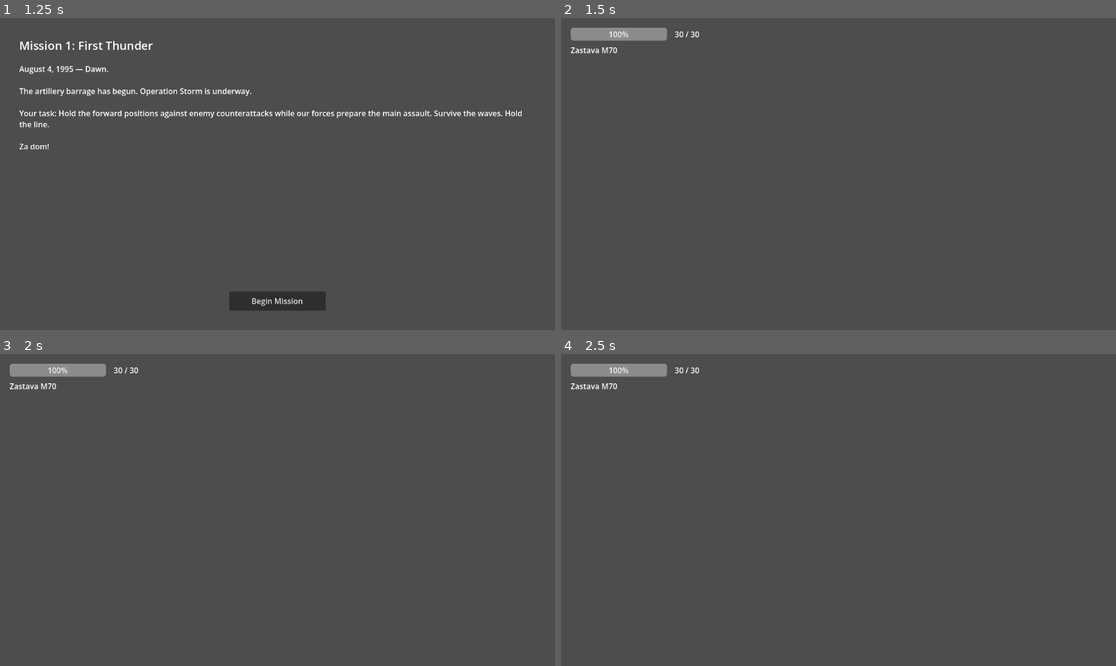
Above: before the commit, frames 1-4 (two rows, left to right).
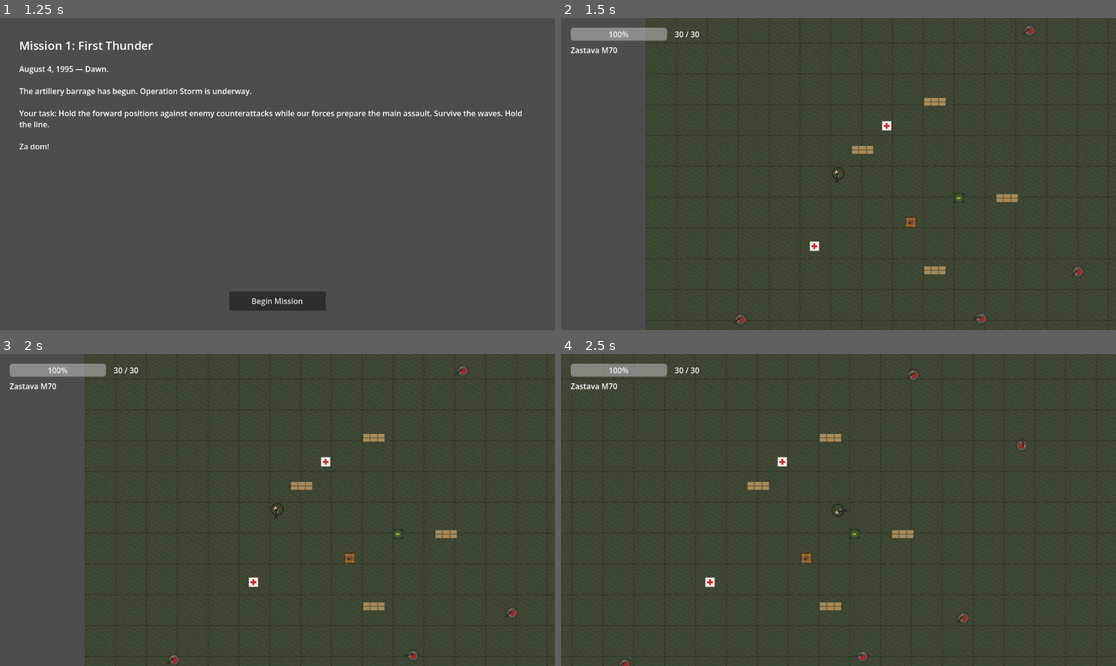
Above: after the commit, the same moments.

Repository: VrachoxWizard/storm-game
Game: Godot game, scene res://scenes/Main.tscn
The game is run twice, just before and just after one commit, with the same random seed, the same clock (stepped at 60 frames per second) and the same inputs.
Inputs (mouse positions are in pixels of both pictures, inside the frame that each line leads up to):
- Up to frame 1 (1.25 s): click "Start Campaign" at 0.5 s
- Up to frame 2 (1.5 s): click "Begin Mission" at 1.25 s
- Up to frame 3 (2 s): no input
- Up to frame 4 (2.5 s): move the mouse to (960, 494) at 2.02 s; hold D (move_right) from 2.03 s (still down); hold Space (dodge) from 2.03 s (still down)

Frame 1 is identical in both runs. In frame 2, 52% of the frame differs, in the area x 15-100%, y 0-100%; in frame 3, 52%; in frame 4, 64%, in the area x 0-100%, y 0-100%.

Commit message:
feat: add 2D sprite textures for player, enemies, pickups, projectiles, and mission arena

Diff:
--- a/scenes/enemies/EnemyBase.tscn
+++ b/scenes/enemies/EnemyBase.tscn
@@ -1,6 +1,7 @@
-[gd_scene load_steps=4 format=3]
+[gd_scene load_steps=5 format=3]
 
 [ext_resource type="Script" path="res://scripts/enemies/EnemyBase.gd" id="1_base"]
+[ext_resource type="Texture2D" path="res://assets/sprites/rifleman.png" id="2_tex"]
 
 [sub_resource type="CircleShape2D" id="CircleShape2D_1"]
 radius = 14.0
@@ -14,6 +15,7 @@
 script = ExtResource("1_base")
 
 [node name="Sprite2D" type="Sprite2D" parent="."]
+texture = ExtResource("2_tex")
 
 [node name="CollisionShape2D" type="CollisionShape2D" parent="."]
 shape = SubResource("CircleShape2D_1")
--- a/scenes/enemies/Rifleman.tscn
+++ b/scenes/enemies/Rifleman.tscn
@@ -9,4 +9,4 @@
 bullet_scene = ExtResource("3_bullet")
 
 [node name="Sprite2D" parent="." index="0"]
-modulate = Color(0.85, 0.35, 0.25, 1)
+modulate = Color(1, 1, 1, 1)
--- a/scenes/enemies/Shotgunner.tscn
+++ b/scenes/enemies/Shotgunner.tscn
@@ -1,12 +1,14 @@
-[gd_scene load_steps=4 format=3]
+[gd_scene load_steps=5 format=3]
 
 [ext_resource type="PackedScene" path="res://scenes/enemies/EnemyBase.tscn" id="1_base"]
 [ext_resource type="Script" path="res://scripts/enemies/Shotgunner.gd" id="2_shotgunner"]
 [ext_resource type="PackedScene" path="res://scenes/weapons/EnemyProjectile.tscn" id="3_bullet"]
+[ext_resource type="Texture2D" path="res://assets/sprites/shotgunner.png" id="4_tex"]
 
 [node name="Shotgunner" instance=ExtResource("1_base")]
 script = ExtResource("2_shotgunner")
 bullet_scene = ExtResource("3_bullet")
 
 [node name="Sprite2D" parent="." index="0"]
-modulate = Color(0.65, 0.15, 0.15, 1)
+texture = ExtResource("4_tex")
+modulate = Color(1, 1, 1, 1)
--- a/scenes/missions/Mission1.tscn
+++ b/scenes/missions/Mission1.tscn
@@ -8,6 +8,8 @@
 [ext_resource type="PackedScene" path="res://scenes/pickups/WeaponPickup.tscn" id="6_weaponpickup"]
 [ext_resource type="Script" path="res://scripts/missions/MissionController.gd" id="7_controller"]
 [ext_resource type="Resource" path="res://resources/weapons/hawk_shotgun.tres" id="8_hawk"]
+[ext_resource type="Texture2D" path="res://assets/sprites/ground_tile.png" id="9_ground"]
+[ext_resource type="Texture2D" path="res://assets/sprites/sandbag.png" id="10_sandbag"]
 
 [sub_resource type="RectangleShape2D" id="RectangleShape2D_horiz"]
 size = Vector2(1240, 20)
@@ -15,7 +17,16 @@
 [sub_resource type="RectangleShape2D" id="RectangleShape2D_vert"]
 size = Vector2(20, 840)
 
+[sub_resource type="RectangleShape2D" id="RectangleShape2D_sandbag"]
+size = Vector2(48, 20)
+
 [node name="Mission1" type="Node2D"]
+
+[node name="Ground" type="TextureRect" parent="."]
+offset_right = 1200.0
+offset_bottom = 800.0
+texture = ExtResource("9_ground")
+stretch_mode = 1
 
 [node name="Player" parent="." instance=ExtResource("1_player")]
 position = Vector2(400, 400)
@@ -68,6 +79,52 @@
 rifleman_scene = ExtResource("2_rifleman")
 shotgunner_scene = ExtResource("3_shotgunner")
 
+[node name="Cover" type="Node2D" parent="."]
+
+[node name="Sandbag1" type="StaticBody2D" parent="Cover"]
+position = Vector2(450, 350)
+collision_layer = 32
+collision_mask = 0
+
+[node name="Sprite2D" type="Sprite2D" parent="Cover/Sandbag1"]
+texture = ExtResource("10_sandbag")
+
+[node name="CollisionShape2D" type="CollisionShape2D" parent="Cover/Sandbag1"]
+shape = SubResource("RectangleShape2D_sandbag")
+
+[node name="Sandbag2" type="StaticBody2D" parent="Cover"]
+position = Vector2(750, 450)
+collision_layer = 32
+collision_mask = 0
+
+[node name="Sprite2D" type="Sprite2D" parent="Cover/Sandbag2"]
+texture = ExtResource("10_sandbag")
+
+[node name="CollisionShape2D" type="CollisionShape2D" parent="Cover/Sandbag2"]
+shape = SubResource("RectangleShape2D_sandbag")
+
+[node name="Sandbag3" type="StaticBody2D" parent="Cover"]
+position = Vector2(600, 250)
+collision_layer = 32
+collision_mask = 0
+
+[node name="Sprite2D" type="Sprite2D" parent="Cover/Sandbag3"]
+texture = ExtResource("10_sandbag")
+
+[node name="CollisionShape2D" type="CollisionShape2D" parent="Cover/Sandbag3"]
+shape = SubResource("RectangleShape2D_sandbag")
+
+[node name="Sandbag4" type="StaticBody2D" parent="Cover"]
+position = Vector2(600, 600)
+collision_layer = 32
+collision_mask = 0
+
+[node name="Sprite2D" type="Sprite2D" parent="Cover/Sandbag4"]
+texture = ExtResource("10_sandbag")
+
+[node name="CollisionShape2D" type="CollisionShape2D" parent="Cover/Sandbag4"]
+shape = SubResource("RectangleShape2D_sandbag")
+
 [node name="Checkpoints" type="Node2D" parent="."]
 
 [node name="Boundary" type="StaticBody2D" parent="."]
--- a/scenes/pickups/AmmoCrate.tscn
+++ b/scenes/pickups/AmmoCrate.tscn
@@ -1,10 +1,12 @@
-[gd_scene load_steps=3 format=3]
+[gd_scene load_steps=4 format=3]
 
 [ext_resource type="PackedScene" path="res://scenes/pickups/PickupBase.tscn" id="1_base"]
 [ext_resource type="Script" path="res://scripts/pickups/AmmoPickup.gd" id="2_ammo"]
+[ext_resource type="Texture2D" path="res://assets/sprites/ammo_crate.png" id="3_tex"]
 
 [node name="AmmoCrate" instance=ExtResource("1_base")]
 script = ExtResource("2_ammo")
 
 [node name="Sprite2D" parent="." index="0"]
-modulate = Color(0.25, 0.85, 0.25, 1)
+texture = ExtResource("3_tex")
+modulate = Color(1, 1, 1, 1)
--- a/scenes/pickups/HealthKit.tscn
+++ b/scenes/pickups/HealthKit.tscn
@@ -1,10 +1,12 @@
-[gd_scene load_steps=3 format=3]
+[gd_scene load_steps=4 format=3]
 
 [ext_resource type="PackedScene" path="res://scenes/pickups/PickupBase.tscn" id="1_base"]
 [ext_resource type="Script" path="res://scripts/pickups/HealthPickup.gd" id="2_health"]
+[ext_resource type="Texture2D" path="res://assets/sprites/health_kit.png" id="3_tex"]
 
 [node name="HealthKit" instance=ExtResource("1_base")]
 script = ExtResource("2_health")
 
 [node name="Sprite2D" parent="." index="0"]
-modulate = Color(1, 0.3, 0.3, 1)
+texture = ExtResource("3_tex")
+modulate = Color(1, 1, 1, 1)
--- a/scenes/pickups/WeaponPickup.tscn
+++ b/scenes/pickups/WeaponPickup.tscn
@@ -1,10 +1,12 @@
-[gd_scene load_steps=3 format=3]
+[gd_scene load_steps=4 format=3]
 
 [ext_resource type="PackedScene" path="res://scenes/pickups/PickupBase.tscn" id="1_base"]
 [ext_resource type="Script" path="res://scripts/pickups/WeaponPickup.gd" id="2_weapon"]
+[ext_resource type="Texture2D" path="res://assets/sprites/weapon_pickup.png" id="3_tex"]
 
 [node name="WeaponPickup" instance=ExtResource("1_base")]
 script = ExtResource("2_weapon")
 
 [node name="Sprite2D" parent="." index="0"]
-modulate = Color(1, 0.75, 0.1, 1)
+texture = ExtResource("3_tex")
+modulate = Color(1, 1, 1, 1)
--- a/scenes/player/Player.tscn
+++ b/scenes/player/Player.tscn
@@ -1,9 +1,10 @@
-[gd_scene load_steps=6 format=3]
+[gd_scene load_steps=7 format=3]
 
 [ext_resource type="Script" path="res://scripts/player/Player.gd" id="1_player"]
 [ext_resource type="Script" path="res://scripts/player/WeaponManager.gd" id="2_wm"]
 [ext_resource type="Resource" path="res://resources/weapons/zastava_m70.tres" id="3_m70"]
 [ext_resource type="Resource" path="res://resources/weapons/php_pistol.tres" id="4_php"]
+[ext_resource type="Texture2D" path="res://assets/sprites/player.png" id="5_tex"]
 
 [sub_resource type="CircleShape2D" id="CircleShape2D_1"]
 radius = 16.0
@@ -14,6 +15,7 @@
 script = ExtResource("1_player")
 
 [node name="Sprite2D" type="Sprite2D" parent="."]
+texture = ExtResource("5_tex")
 
 [node name="CollisionShape2D" type="CollisionShape2D" parent="."]
 shape = SubResource("CircleShape2D_1")
--- a/scenes/weapons/EnemyProjectile.tscn
+++ b/scenes/weapons/EnemyProjectile.tscn
@@ -1,6 +1,7 @@
-[gd_scene load_steps=3 format=3]
+[gd_scene load_steps=4 format=3]
 
 [ext_resource type="Script" path="res://scripts/weapons/Projectile.gd" id="1_proj"]
+[ext_resource type="Texture2D" path="res://assets/sprites/bullet_enemy.png" id="2_tex"]
 
 [sub_resource type="RectangleShape2D" id="RectangleShape2D_1"]
 size = Vector2(8, 4)
@@ -11,6 +12,7 @@
 script = ExtResource("1_proj")
 
 [node name="Sprite2D" type="Sprite2D" parent="."]
+texture = ExtResource("2_tex")
 
 [node name="CollisionShape2D" type="CollisionShape2D" parent="."]
 shape = SubResource("RectangleShape2D_1")
--- a/scenes/weapons/Projectile.tscn
+++ b/scenes/weapons/Projectile.tscn
@@ -1,6 +1,7 @@
-[gd_scene load_steps=3 format=3]
+[gd_scene load_steps=4 format=3]
 
 [ext_resource type="Script" path="res://scripts/weapons/Projectile.gd" id="1_proj"]
+[ext_resource type="Texture2D" path="res://assets/sprites/bullet.png" id="2_tex"]
 
 [sub_resource type="RectangleShape2D" id="RectangleShape2D_1"]
 size = Vector2(8, 4)
@@ -11,6 +12,7 @@
 script = ExtResource("1_proj")
 
 [node name="Sprite2D" type="Sprite2D" parent="."]
+texture = ExtResource("2_tex")
 
 [node name="CollisionShape2D" type="CollisionShape2D" parent="."]
 shape = SubResource("RectangleShape2D_1")
Binary file added: assets/sprites/ammo_crate.png
Binary file added: assets/sprites/bullet.png
Binary file added: assets/sprites/bullet_enemy.png
Binary file added: assets/sprites/ground_tile.png
Binary file added: assets/sprites/health_kit.png
Binary file added: assets/sprites/player.png
Binary file added: assets/sprites/rifleman.png
Binary file added: assets/sprites/sandbag.png
Binary file added: assets/sprites/shotgunner.png
Binary file added: assets/sprites/weapon_pickup.png
Not shown: 1 places in scenes/missions/Mission1.tscn that only renumber resources
Not shown, added: tools/generate_sprites.py
